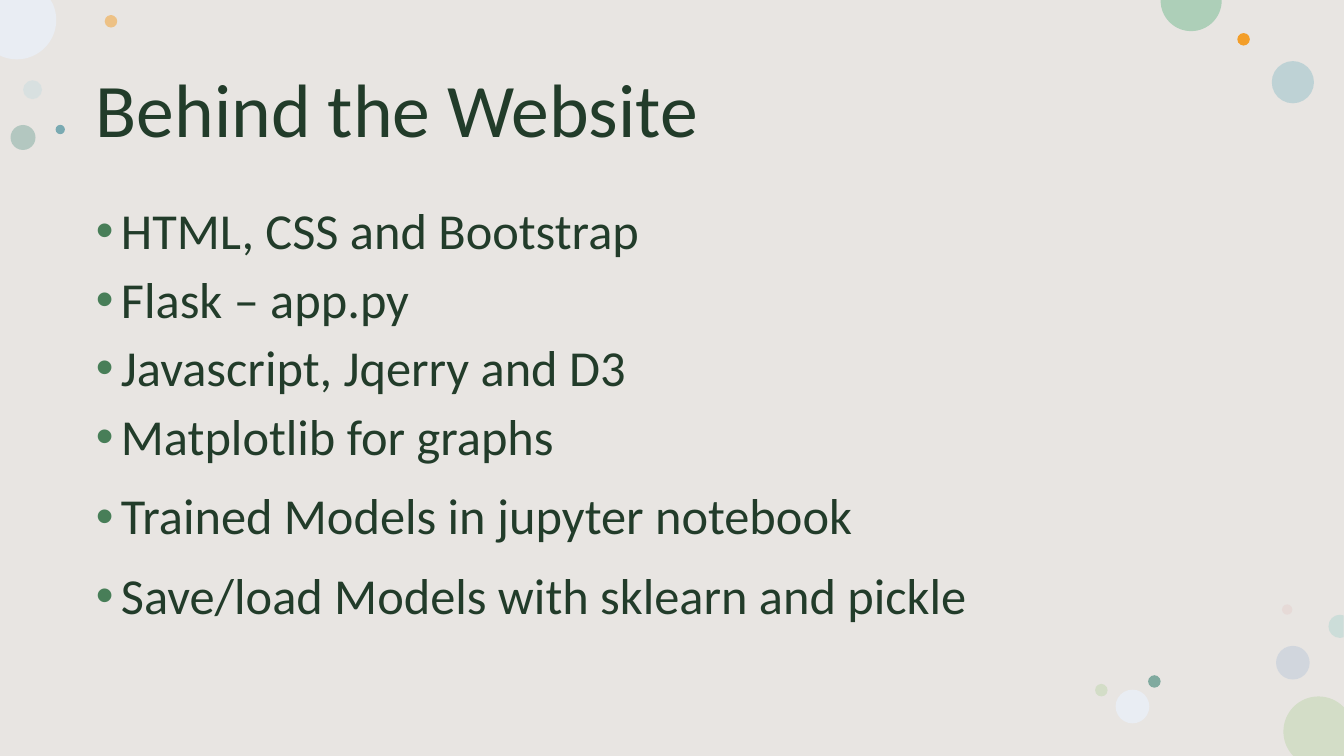
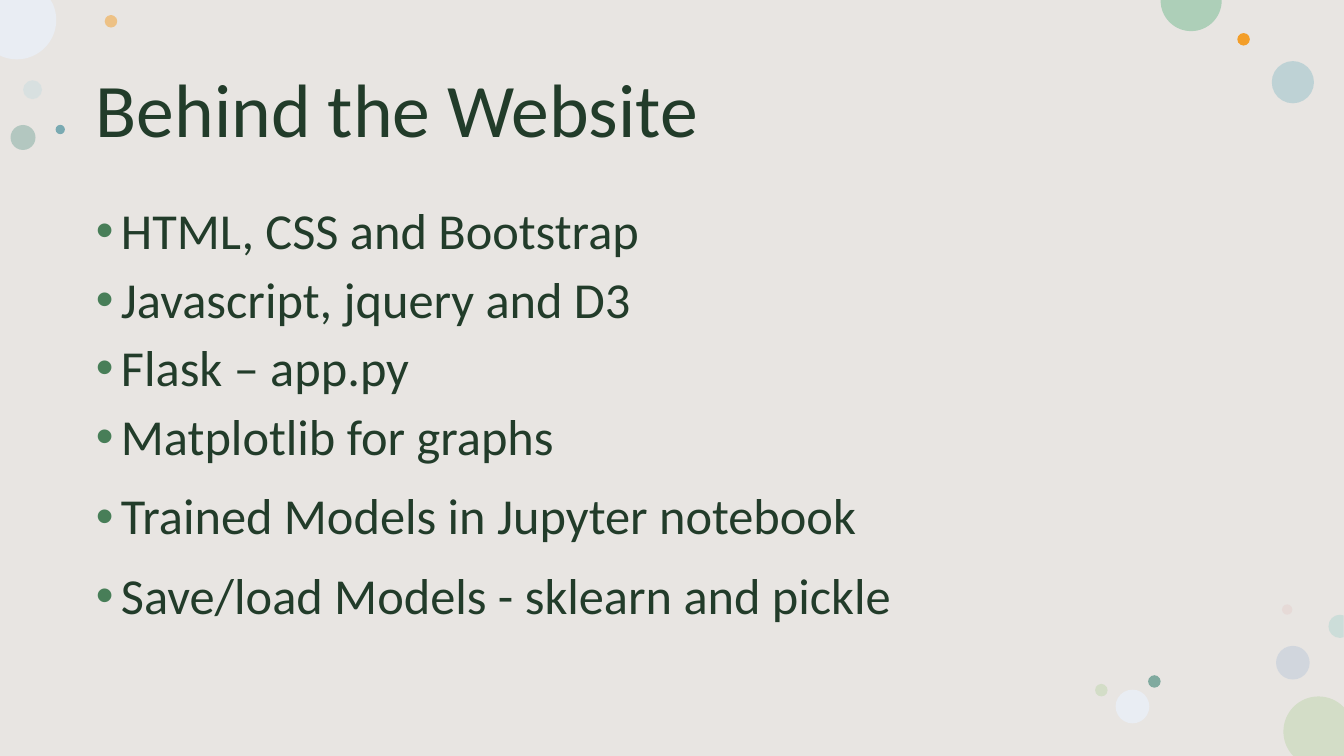
Before and after one commit to antoinetteboyle/Demystifying-ML, a slide deck: slide 5 of MACHINE LEARNING.pptx. Drawn at 1344x756 pixels with LibreOffice and Linux fonts; fonts in the diff are those of the drawing. Boxes give left, top, right and bottom in pixels: in the first picture for what was removed or moved away, otherwise in the second. Text is boxed around its words. In the diff, an @@ line names an element or a change of style, - is before the commit and + after.

```diff
--- a/MACHINE LEARNING.pptx
+++ b/MACHINE LEARNING.pptx
@@ text at [121,283,630,327]: paragraph added @@
+• Javascript, jquery and D3
@@ text at [121,351,625,394]: paragraph removed @@
-• Javascript, Jqerry and D3
@@ text at [121,499,891,622]: text changed @@
-• Trained Models in jupyter notebook
-• Save/load Models with sklearn and pickle
+• Trained Models in Jupyter notebook
+• Save/load Models - sklearn and pickle
```
Also in this commit, not shown: 2 other slides changed, 22 other files.
